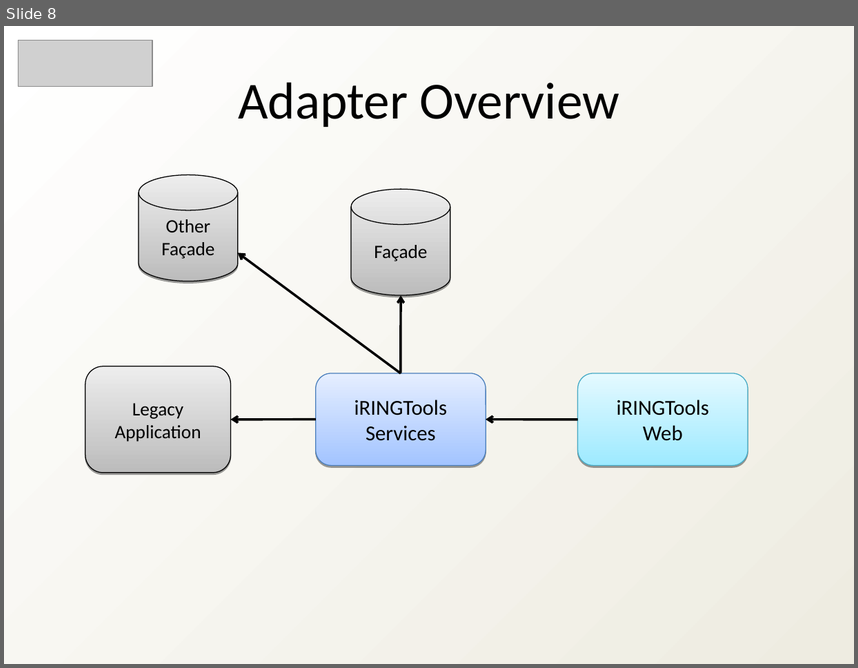
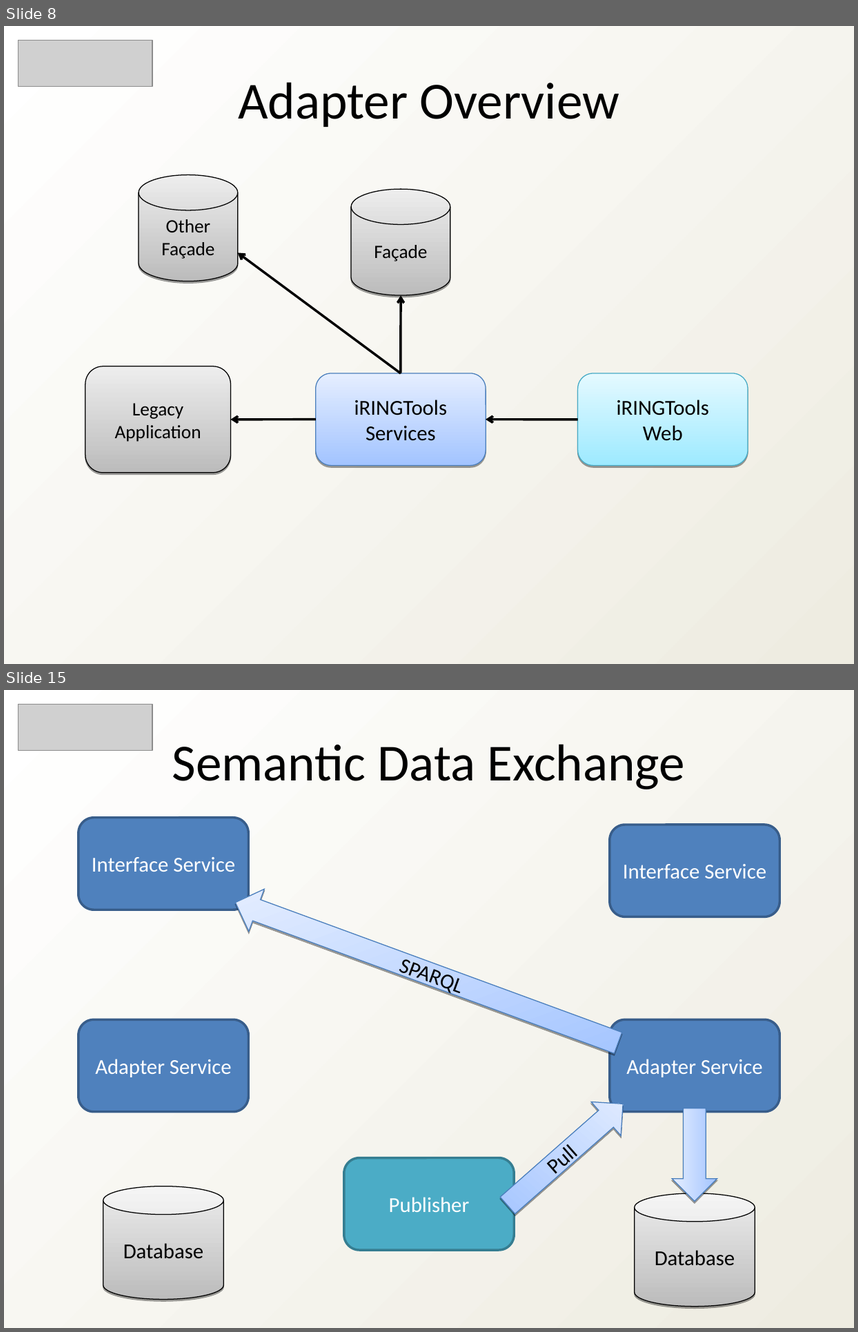
Before and after one commit to heyena/iring-tools, a slide deck: branches/2.0.x/Documentation/iRINGTools_Overview_v2.0.0.ppt. Shown one above the other, each under a label of ours: slide 8 before the commit, slides 8 and 15 after it; the slides between them are not shown. The pictures are 858x668 and 858x1332 pixels, drawn with LibreOffice and Linux fonts; fonts in the diff are those of the drawing; grey boxes stand for pictures. Boxes give left, top, right and bottom in pixels: in the first picture for what was removed or moved away, otherwise in the second. Text is boxed around its words. In the diff, an @@ line names an element or a change of style, - is before the commit and + after.

```diff
--- a/branches/2.0.x/Documentation/iRINGTools_Overview_v2.0.0.ppt
+++ b/branches/2.0.x/Documentation/iRINGTools_Overview_v2.0.0.ppt
@@ slide 15 added at (4,690,854,1328), background gradient #FFFFFF to #EEECE1 @@
@@ picture added at (18,704,153,750) @@
@@ text added at (172,744,685,789), 44 pt, text #000000 @@
+Semantic Data Exchange
@@ rounded rectangle added at (79,818,249,909), fill #4F81BD, outline #385D8A 2.01 pt, 18 pt, text #FFFFFF @@
+Interface Service
@@ rounded rectangle added at (610,825,780,916), fill #4F81BD, outline #385D8A 2.01 pt, 18 pt, text #FFFFFF @@
+Interface Service
@@ left arrow added at (228,881,626,1064), fill gradient #A3C4FF to #E5EEFF, outline #4A7EBB 0.74 pt, 18 pt, text #000000 @@
+SPARQL
@@ rounded rectangle added at (79,1019,249,1111), fill #4F81BD, outline #385D8A 2.01 pt, 18 pt, text #FFFFFF @@
+Adapter Service
@@ rounded rectangle added at (610,1019,780,1111), fill #4F81BD, outline #385D8A 2.01 pt, 18 pt, text #FFFFFF @@
+Adapter Service
@@ right arrow added at (493,1087,638,1222), fill gradient #A3C4FF to #E5EEFF, outline #4A7EBB 0.74 pt, 18 pt, text #000000 @@
+Pull
@@ right arrow added at (672,1108,717,1201), fill gradient #A3C4FF to #E5EEFF, outline #4A7EBB 0.74 pt @@
@@ rounded rectangle added at (344,1158,514,1250), fill #4BACC6, outline #357D91 2.01 pt, 18 pt, text #FFFFFF @@
+Publisher
@@ cylinder added at (103,1185,224,1299), fill gradient #BCBCBC to #EDEDED, outline #000000 0.74 pt, 18 pt, text #000000 @@
+Database
@@ cylinder added at (635,1193,755,1306), fill gradient #BCBCBC to #EDEDED, outline #000000 0.74 pt, 18 pt, text #000000 @@
+Database
```
Also in this commit, not shown: 11 slides changed, 3 other slides added, 4 slides removed, 2 other files.
